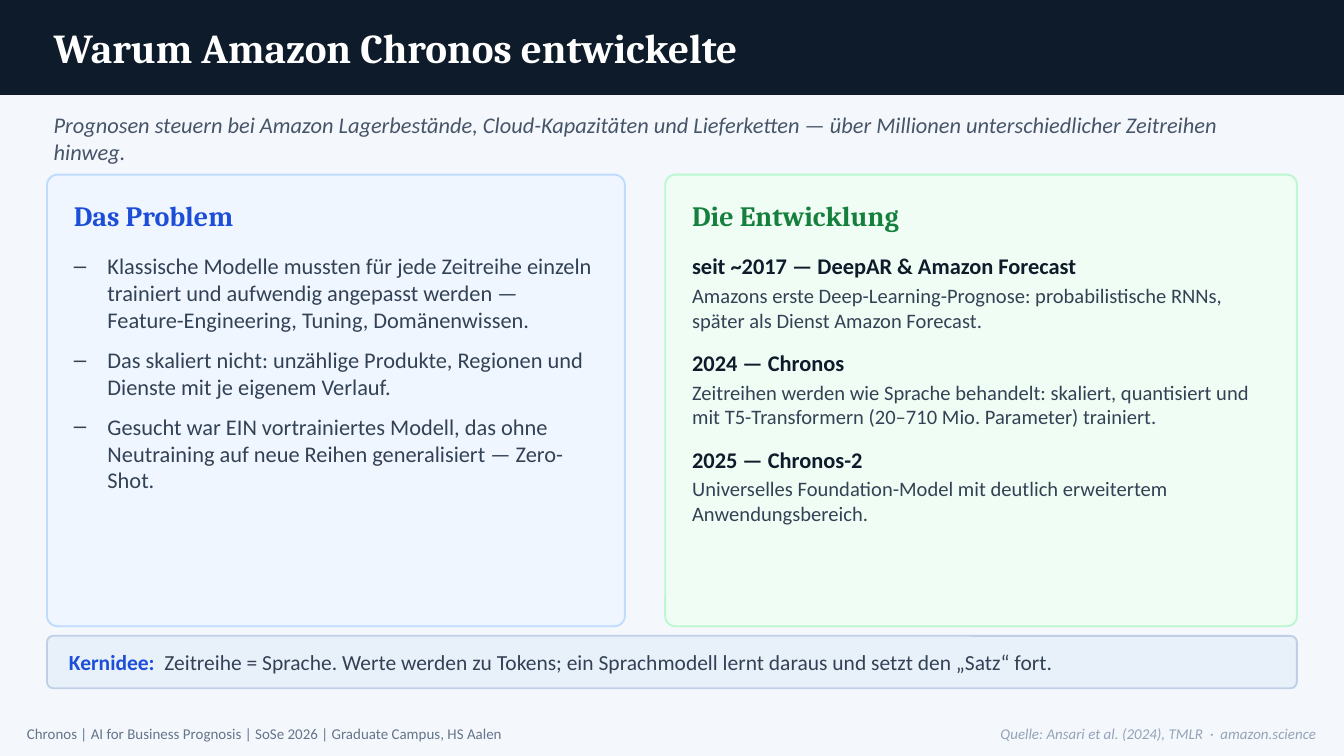
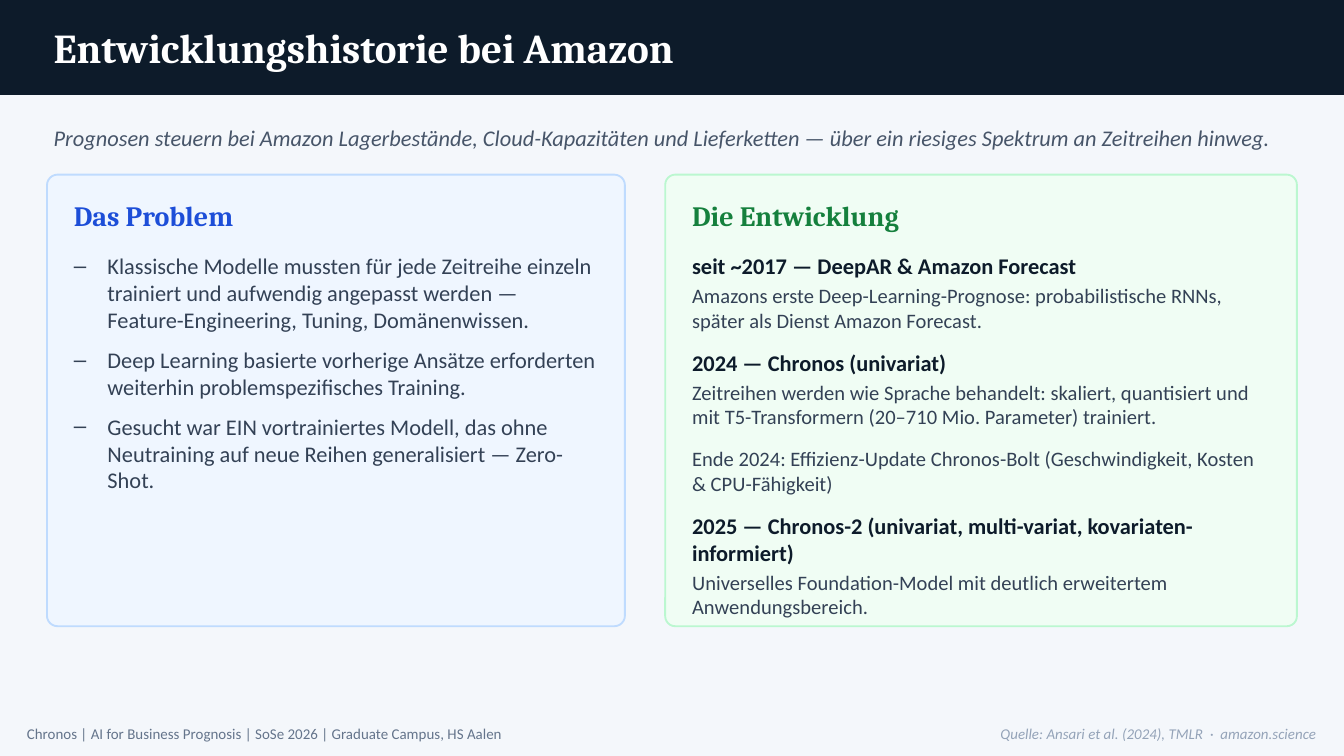
Before and after one commit to KaiSteffen/Business-Prognosis, a slide deck: slide 5 of chronos/presentation/Chronos_Praesentation.pptx (slide 4 before the commit). Drawn at 1344x756 pixels with LibreOffice and Linux fonts; fonts in the diff are those of the drawing. Boxes give left, top, right and bottom in pixels: in the first picture for what was removed or moved away, otherwise in the second. Text is boxed around its words. In the diff, an @@ line names an element or a change of style, - is before the commit and + after.

```diff
--- a/chronos/presentation/Chronos_Praesentation.pptx
+++ b/chronos/presentation/Chronos_Praesentation.pptx
@@ text at (54,34,674,72): text changed @@
-Warum Amazon Chronos entwickelte
+Entwicklungshistorie bei Amazon
@@ text at (54,130,1269,150): text changed @@
-Prognosen steuern bei Amazon Lagerbestände, Cloud-Kapazitäten und Lieferketten — über Millionen unterschiedlicher Zeitreihen hinweg.
+Prognosen steuern bei Amazon Lagerbestände, Cloud-Kapazitäten und Lieferketten — über ein riesiges Spektrum an Zeitreihen hinweg.
@@ text at (692,258,1254,618): text changed @@
-2024 — Chronos
+2024 — Chronos (univariat)
@@ text at (107,352,595,399): text changed @@
-– Das skaliert nicht: unzählige Produkte, Regionen und Dienste mit je eigenem Verlauf.
+– Deep Learning basierte vorherige Ansätze erforderten weiterhin problemspezifisches Training.
@@ text at (692,451,1254,564): text changed; size 12 to 11 pt; text colour #0D1B2A to #334155; bold off @@
-2025 — Chronos-2
+Ende 2024: Effizienz-Update Chronos-Bolt (Geschwindigkeit, Kosten & CPU-Fähigkeit)
+2025 — Chronos-2 (univariat, multi-variat, kovariaten-informiert)
@@ text at (692,575,1167,618): more space between paragraphs @@
@@ rounded rectangle removed at (47,636,1297,688) @@
-Kernidee: Zeitreihe = Sprache. Werte werden zu Tokens; ein Sprachmodell lernt daraus und setzt den „Satz“ fort.
```
Also in this commit, not shown: 14 other slides changed, 12 slides added, 24 slides removed.
